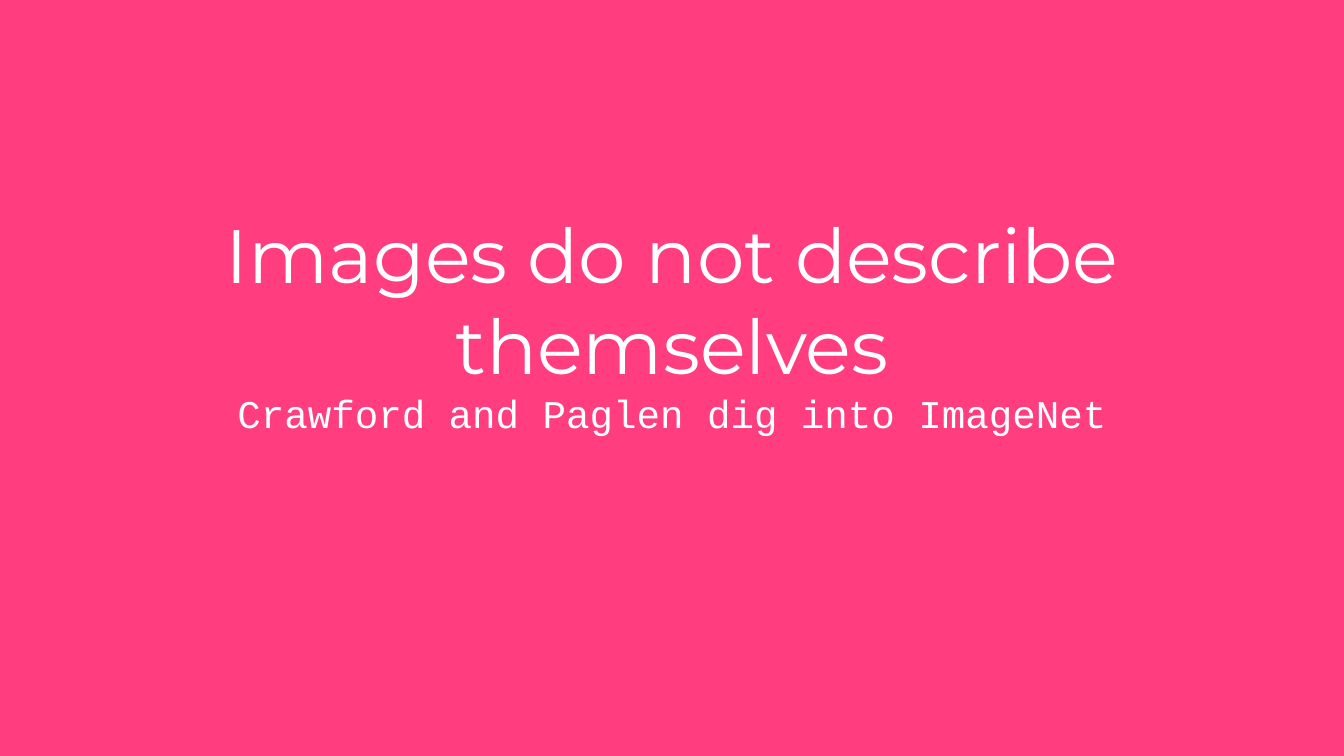
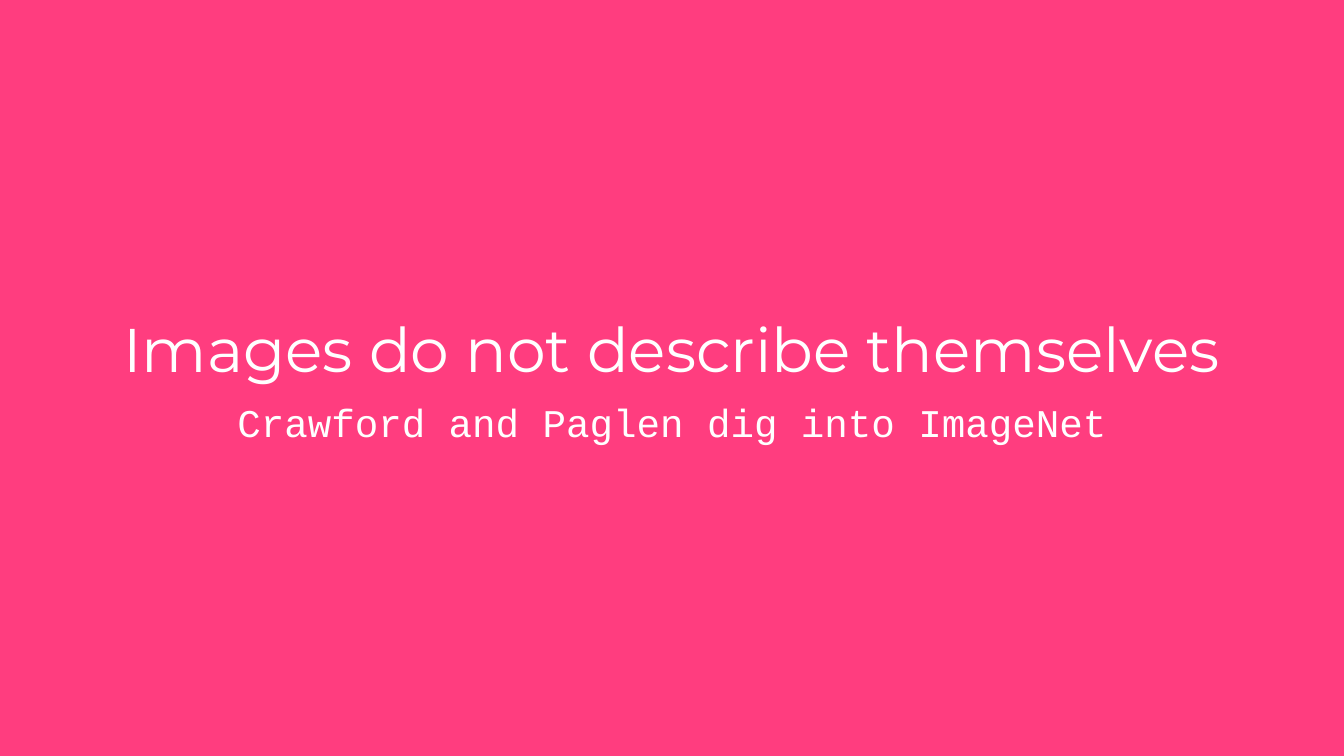
Before and after one commit to AMSUCF/HumanitiesAI, a slide deck: slide 7 of undergrad/slides/modulefive.pptx. Drawn at 1344x756 pixels with LibreOffice and Linux fonts; fonts in the diff are those of the drawing. Boxes give left, top, right and bottom in pixels: in the first picture for what was removed or moved away, otherwise in the second. Text is boxed around its words. In the diff, an @@ line names an element or a change of style, - is before the commit and + after.

```diff
--- a/undergrad/slides/modulefive.pptx
+++ b/undergrad/slides/modulefive.pptx
@@ text "Images do not describe themselves": place and size @@
-text "Images do not describe themselves" at (226,227,1118,436)
+text "Images do not describe themselves" at (123,326,1220,445)
@@ text "Images do not describe themselves" at (123,326,1220,445): size 54 to 44 pt in "Images do not describe themselves"; more space between paragraphs @@
```
Also in this commit, not shown: 22 other slides changed, 10 other files.
